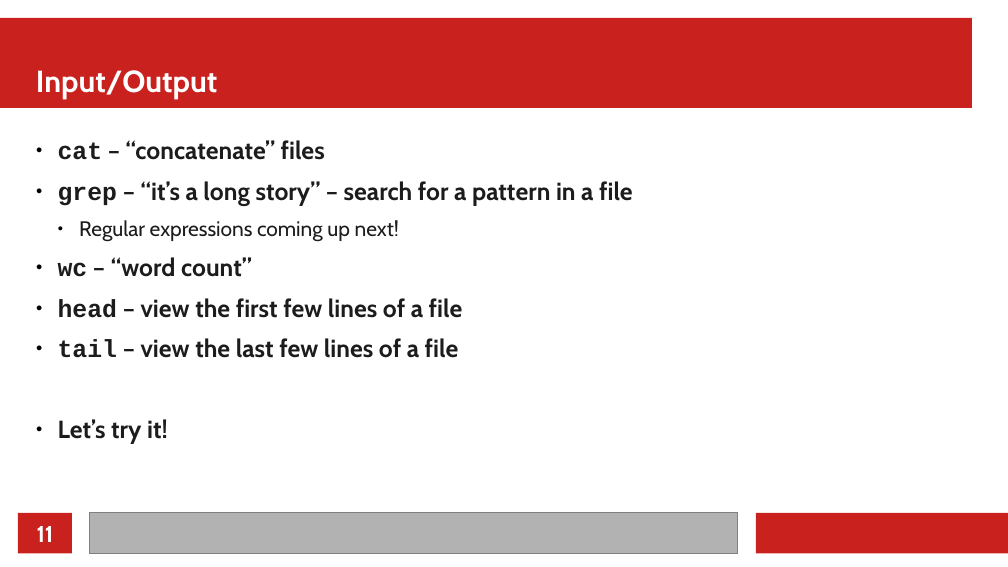
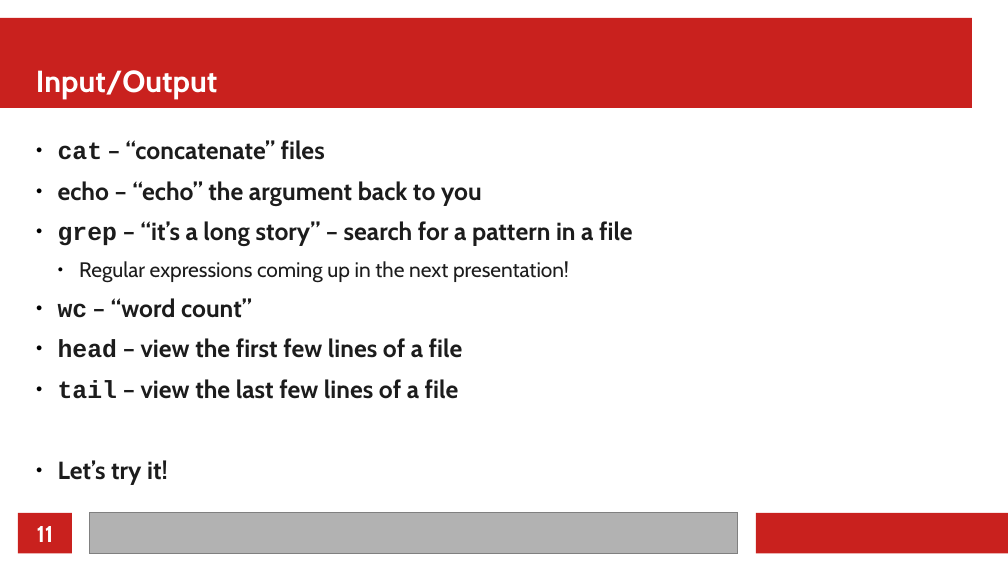
Before and after one commit to MarkusG/UCI-Slides, a slide deck: slide 11 of CLI.odp. Drawn at 1008x567 pixels with LibreOffice and Linux fonts; fonts in the diff are those of the drawing. Boxes give left, top, right and bottom in pixels: in the first picture for what was removed or moved away, otherwise in the second. Text is boxed around its words. In the diff, an @@ line names an element or a change of style, - is before the commit and + after.

```diff
--- a/CLI.odp
+++ b/CLI.odp
@@ text at <box>58,181,482,205</box>: paragraph added @@
+● echo – “echo” the argument back to you
@@ text at <box>79,261,569,282</box>: text changed @@
-  ● Regular expressions coming up next!
+  ● Regular expressions coming up in the next presentation!
```
Also in this commit, not shown: 3 other slides changed, 3 slides added, 1 other file.
